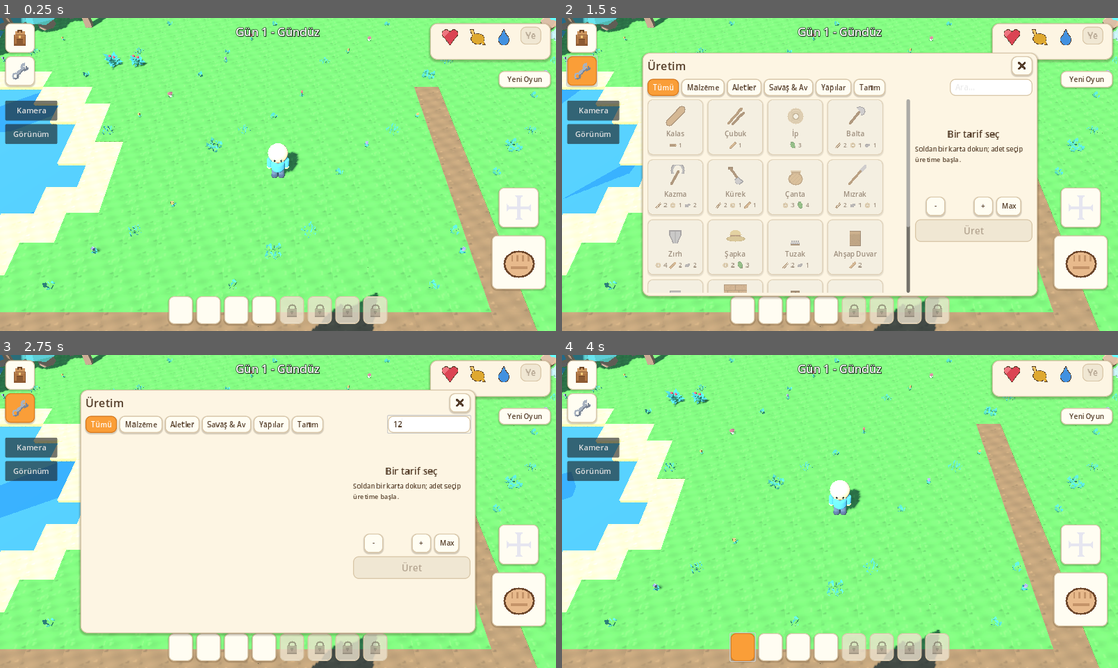
Above: before the commit, frames 1-4 (two rows, left to right).
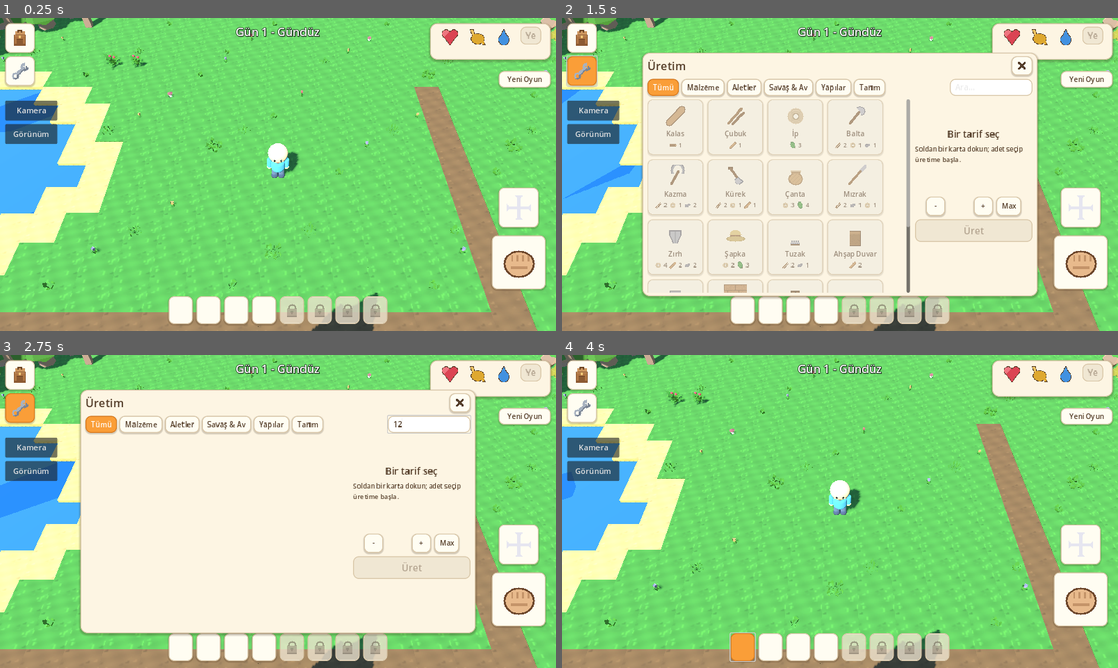
Above: after the commit, the same moments.

Repository: ozcinarece/Rable
Game: Godot game, scene res://scenes/World3D.tscn
Same seed, same stepped clock (60 frames per second), same inputs: the game is played once before the commit and once after it.
Inputs (mouse positions are in pixels of both pictures, inside the frame that each line leads up to):
- Up to frame 1 (0.25 s): no input
- Up to frame 2 (1.5 s): click (584, 36) at 0.5 s; click (584, 71) at 1.25 s
- Up to frame 3 (2.75 s): click (428, 423) at 2.02 s; type "12" at 2.1 s
- Up to frame 4 (4 s): click "Yeni Oyun" at 2.75 s; click (739, 646) at 3.52 s

The runs differ from the first frame. In frame 1, 87% of the frame differs, in the area x 0-100%, y 0-100%; in frame 2, 32%; in frame 3, 32%; in frame 4, 87%.

Commit message:
Dogal renkler: agac/bitki camgobegi -> orman yesili, koyu zemin/su tonlari
Co-Authored-By: Claude Fable 5 <noreply@anthropic.com>
Claude-Session: https://claude.ai/code/session_01F3YZhtJZEWdj71A8VFF7cL

Diff:
--- a/scripts/world3d.gd
+++ b/scripts/world3d.gd
@@ -18,12 +18,13 @@
 ## Zemin turleri: renk + ust yuzey yuksekligi. "speckled": true olan
 ## turler icin benekli doku CALISMA ANINDA kodla uretilir (dosya
 ## iceri aktarma boru hattina bagimlilik yok - her platformda calisir).
+# Renkler kasitli koyu: parlak isikta ekranda referanstaki tona oturur
 const GROUND_DEFS := {
-	".": {"color": Color(0.36, 0.62, 0.27), "top": 0.0, "solid": false, "speckled": true},
-	"d": {"color": Color(0.55, 0.40, 0.26), "top": -0.02, "solid": false, "speckled": true},
-	"s": {"color": Color(0.88, 0.76, 0.50), "top": -0.02, "solid": false, "speckled": true},
-	"~": {"color": Color(0.22, 0.50, 0.80), "top": -0.14, "solid": true, "water": true},
-	"o": {"color": Color(0.33, 0.26, 0.20), "top": -0.25, "solid": true},
+	".": {"color": Color(0.29, 0.53, 0.21), "top": 0.0, "solid": false, "speckled": true},
+	"d": {"color": Color(0.47, 0.33, 0.20), "top": -0.02, "solid": false, "speckled": true},
+	"s": {"color": Color(0.80, 0.66, 0.40), "top": -0.02, "solid": false, "speckled": true},
+	"~": {"color": Color(0.17, 0.42, 0.72), "top": -0.14, "solid": true, "water": true},
+	"o": {"color": Color(0.30, 0.23, 0.17), "top": -0.25, "solid": true},
 }
 
 ## Toplanabilir nesneler (2D'deki degerlerle ayni)
@@ -663,7 +664,7 @@
 	shader.code = """
 shader_type spatial;
 // Opak su: seffaflik siralama sorunlari (beyaz ucgen artiklari) olmaz
-uniform vec4 col : source_color = vec4(0.17, 0.44, 0.74, 1.0);
+uniform vec4 col : source_color = vec4(0.13, 0.36, 0.66, 1.0);
 void vertex() {
 	vec3 wp = (MODEL_MATRIX * vec4(VERTEX, 1.0)).xyz;
 	VERTEX.y += sin(TIME * 1.6 + wp.x * 0.9 + wp.z * 0.7) * 0.05
@@ -790,6 +791,20 @@
 	var scene: Node = load(NATURE_PATH % model).instantiate()
 	var mesh := _find_mesh(scene)
 	scene.free()
+	# Renk duzeltme: Kenney'nin camgobegi yesilleri gercek orman
+	# yesiline cevrilir (mavi kanali kisilir). Kahve govdeler ve
+	# kirmizi/sari cicekler etkilenmez (yesil baskin olanlar duzeltilir).
+	if mesh != null:
+		mesh = mesh.duplicate()
+		for i in mesh.get_surface_count():
+			var mat := mesh.surface_get_material(i)
+			if mat is BaseMaterial3D:
+				var fixed: BaseMaterial3D = mat.duplicate()
+				var c := fixed.albedo_color
+				if c.g > c.r and c.b > c.r:
+					fixed.albedo_color = Color(c.r * 1.05, c.g * 0.88, c.b * 0.40, c.a)
+				fixed.roughness = 1.0
+				mesh.surface_set_material(i, fixed)
 	_mesh_cache[model] = mesh
 	return mesh
 
